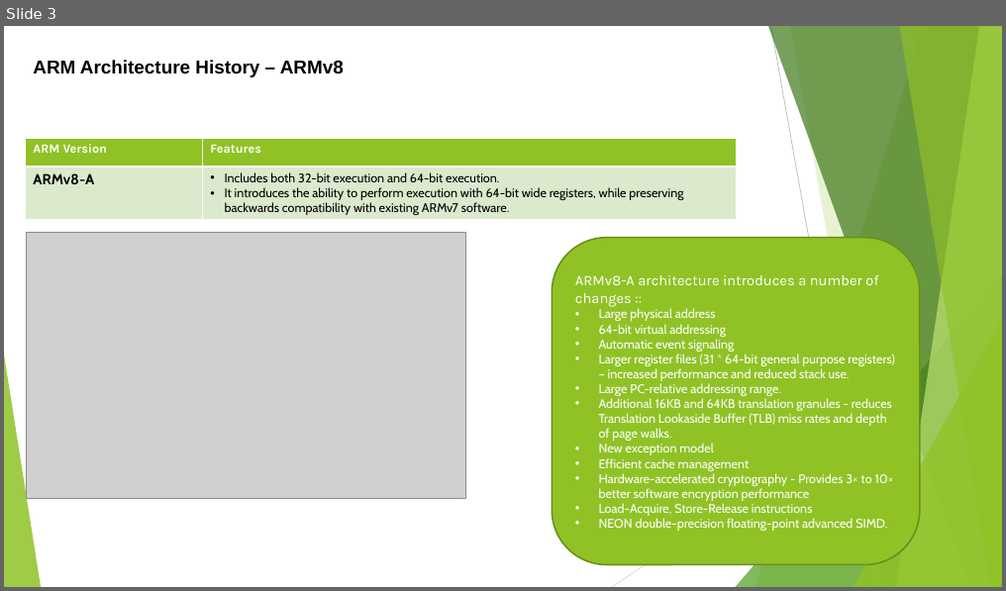
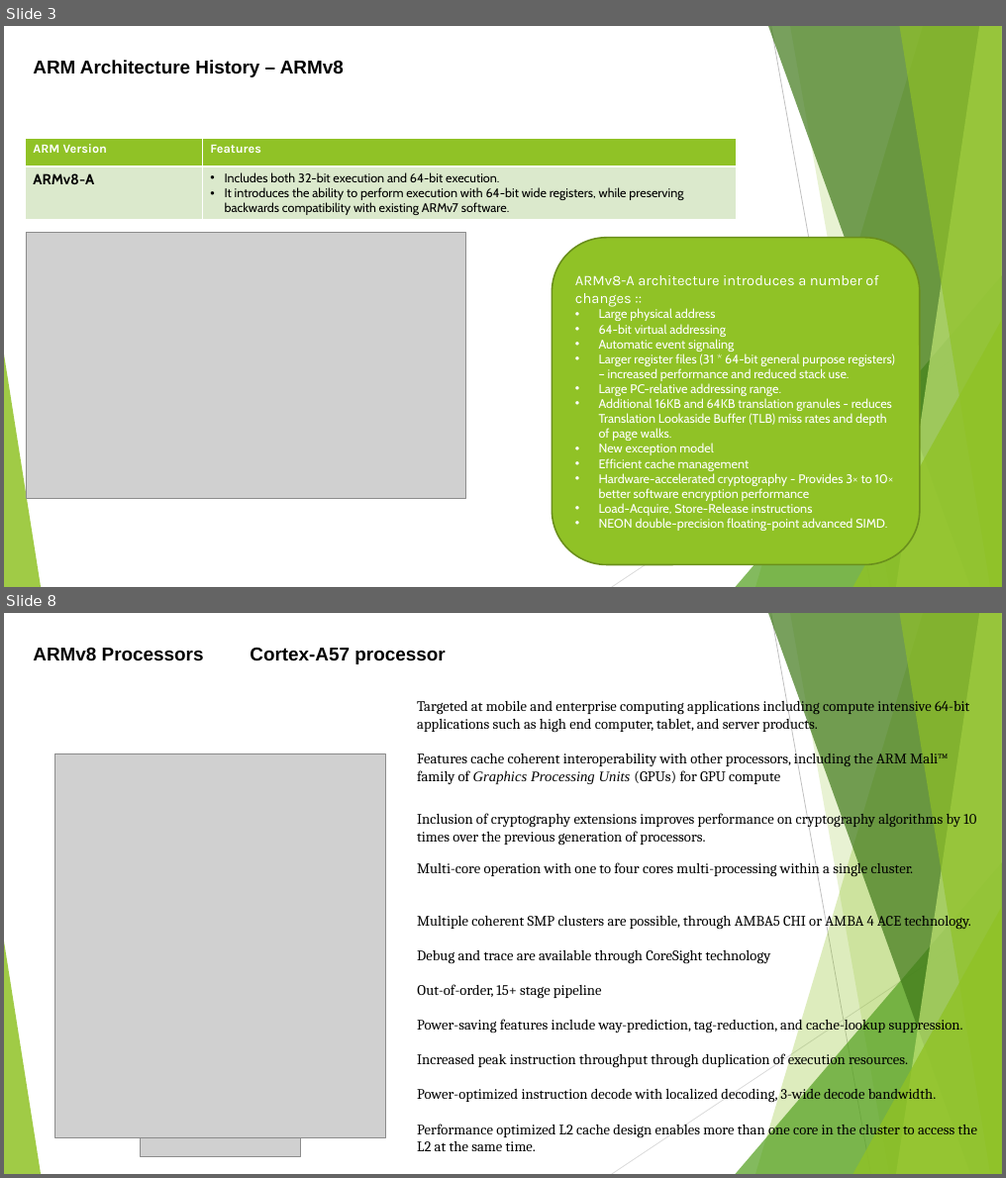
Before and after one commit to softwaresunleashed/ebook_writing, a slide deck: Presentations/ARM_PPTs/Ch2_ARMv8_Architecture.pptx. Shown one above the other, each under a label of ours: slide 3 before the commit, slides 3 and 8 after it; the slides between them are not shown. The pictures are 1006x591 and 1006x1178 pixels, drawn with LibreOffice and Linux fonts; fonts in the diff are those of the drawing; grey boxes stand for pictures. Boxes give left, top, right and bottom in pixels: in the first picture for what was removed or moved away, otherwise in the second. Text is boxed around its words. In the diff, an @@ line names an element or a change of style, - is before the commit and + after.

Commit message:
Ch2_ARMv8_Architecture.pptx presentation work completed

```diff
--- a/Presentations/ARM_PPTs/Ch2_ARMv8_Architecture.pptx
+++ b/Presentations/ARM_PPTs/Ch2_ARMv8_Architecture.pptx
@@ slide 8 added at (4,613,1002,1174), background #FFFFFF; not listed: 10 template elements that a slide beside it also shows @@
@@ text added at (33,648,204,662), 18 pt, text #000000, bold @@
+ARMv8 Processors
@@ text added at (250,647,445,664), 18 pt, text #000000, bold @@
+Cortex-A57 processor
@@ text added at (417,697,970,733), 14 pt, text #000000 @@
+Targeted at mobile and enterprise computing applications including compute intensive 64-bit applications such as high end computer, tablet, and server products.
@@ picture added at (55,754,386,1138) @@
@@ text added at (417,750,947,784), 14 pt, text #000000 @@
+Features cache coherent interoperability with other processors, including the ARM Mali™ family of Graphics Processing Units (GPUs) for GPU compute
@@ text added at (417,810,976,846), 14 pt, text #000000 @@
+Inclusion of cryptography extensions improves performance on cryptography algorithms by 10 times over the previous generation of processors.
@@ text added at (417,860,914,877), 14 pt, text #000000 @@
+Multi-core operation with one to four cores multi-processing within a single cluster.
@@ text added at (417,912,971,930), 14 pt, text #000000 @@
+Multiple coherent SMP clusters are possible, through AMBA5 CHI or AMBA 4 ACE technology.
@@ text added at (417,951,771,964), 14 pt, text #000000 @@
+Debug and trace are available through CoreSight technology
@@ text added at (417,984,602,999), 14 pt, text #000000 @@
+Out-of-order, 15+ stage pipeline
@@ text added at (417,1016,977,1152), 14 pt, text #000000 @@
+Power-saving features include way-prediction, tag-reduction, and cache-lookup suppression.
+Increased peak instruction throughput through duplication of execution resources.
+Power-optimized instruction decode with localized decoding, 3-wide decode bandwidth.
+Performance optimized L2 cache design enables more than one core in the cluster to access the L2 at the same time.
@@ picture added at (141,1138,300,1157) @@
```
Also in this commit, not shown: 1 slide changed, 4 other slides added, 1 slide removed.
